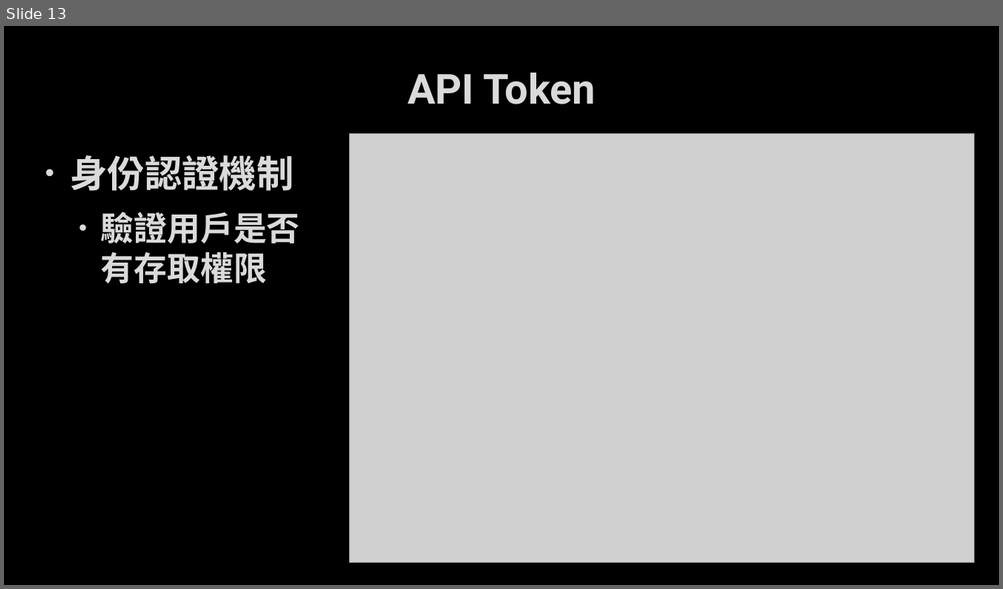
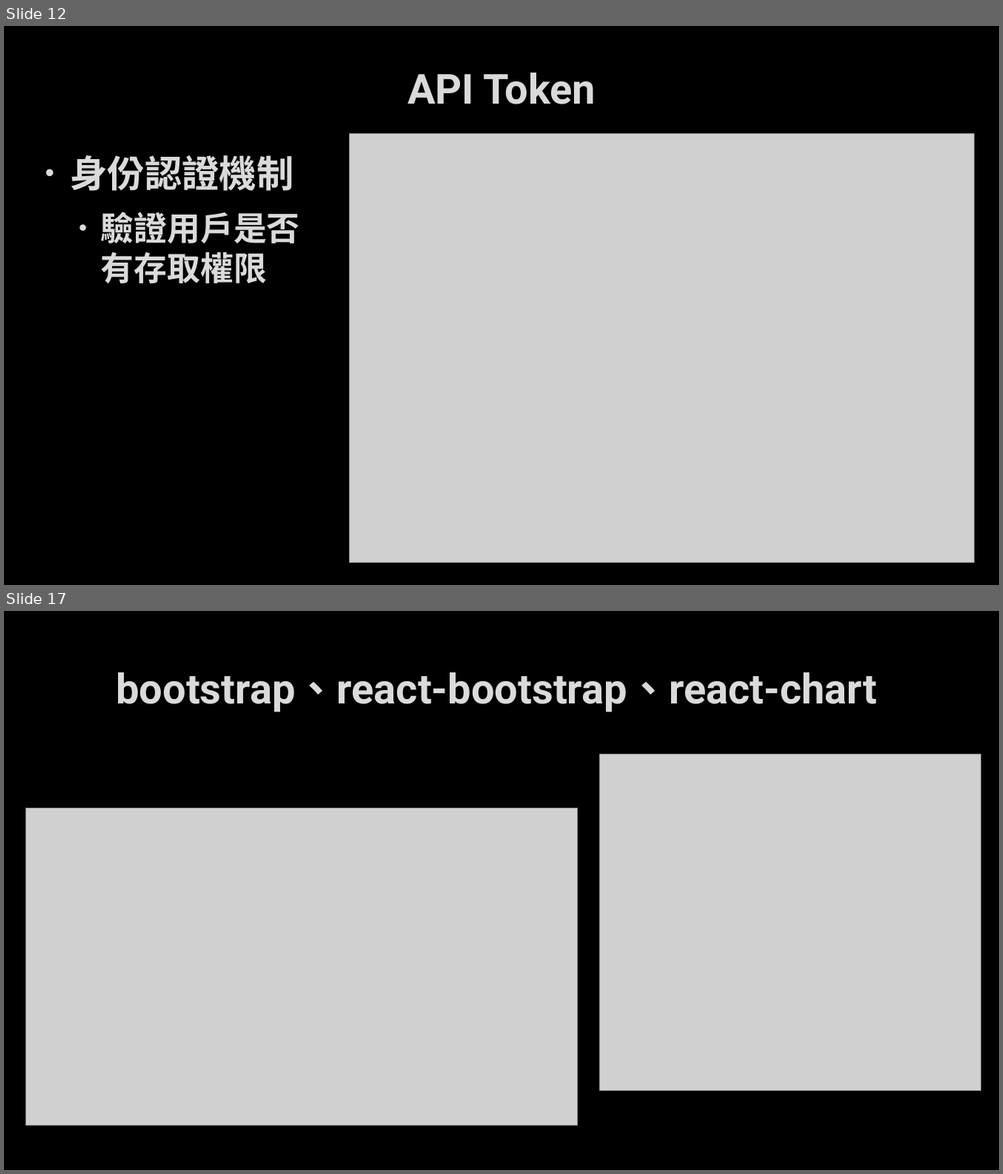
Before and after one commit to toumei/1071-database-G13, a slide deck: G13/G13-學生宿舍網路維修管理系統.pptx. Shown one above the other, each under a label of ours: slide 13 before the commit, slides 12 and 17 after it; the slides between them are not shown. The pictures are 1003x589 and 1003x1174 pixels, drawn with LibreOffice and Linux fonts; fonts in the diff are those of the drawing; grey boxes stand for pictures; background and template pictures are left out. Boxes give left, top, right and bottom in pixels: in the first picture for what was removed or moved away, otherwise in the second. Text is boxed around its words. In the diff, an @@ line names an element or a change of style, - is before the commit and + after.

```diff
--- a/G13/G13-學生宿舍網路維修管理系統.pptx
+++ b/G13/G13-學生宿舍網路維修管理系統.pptx
@@ slide 17 added at (4, 611, 999, 1170), background picture (left out) @@
@@ title added at (116, 672, 876, 712), 40 pt, text #DADADA, bold @@
+bootstrap、react-bootstrap、react-chart
@@ picture added at (600, 755, 981, 1091) @@
@@ picture added at (25, 808, 577, 1126) @@
@@ what was slide 13 is now slide 12 @@
```
Also in this commit, not shown: 6 slides changed, 2 other slides added, 2 slides removed, 3 other files.
